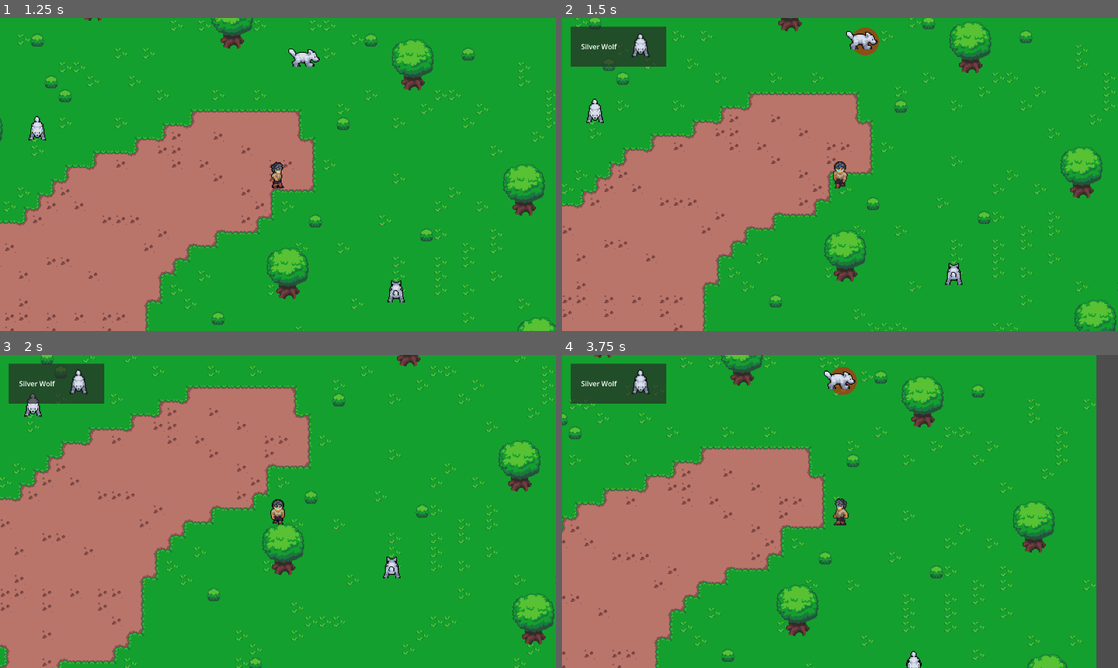
Above: before the commit, frames 1-4 (two rows, left to right).
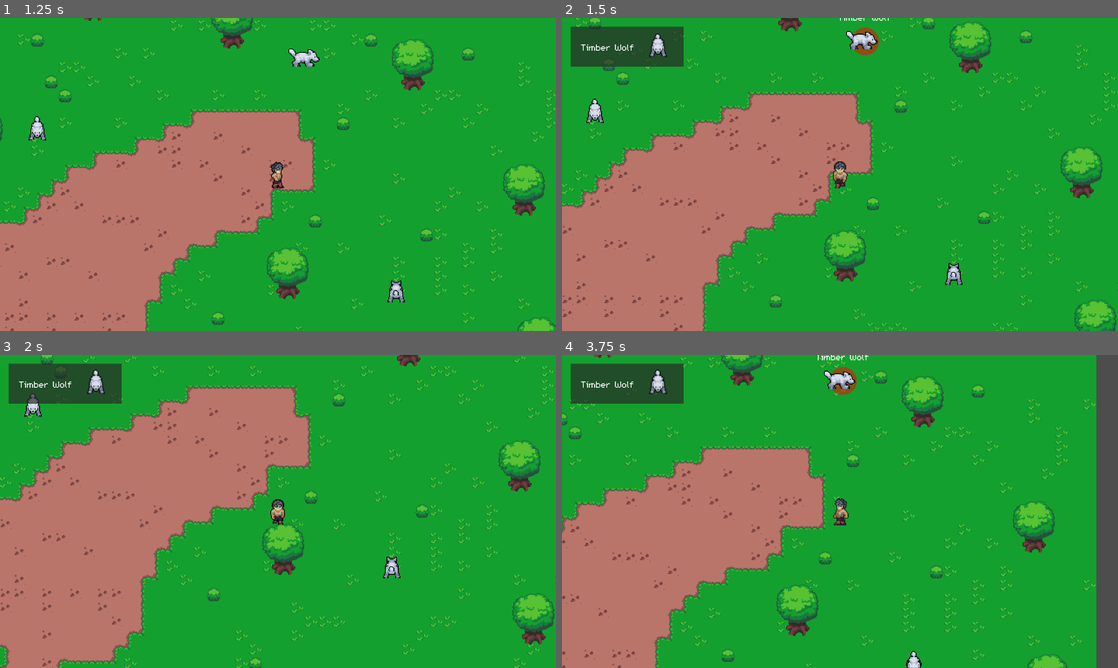
Above: after the commit, the same moments.

Repository: nexus482/shadows-of-azara
Game: Godot game, scene res://World.tscn
The game is run twice, just before and just after one commit, with the same random seed, the same clock (stepped at 60 frames per second) and the same inputs.
Inputs (mouse positions are in pixels of both pictures, inside the frame that each line leads up to):
- Up to frame 1 (1.25 s): move the mouse to (400, 158) at 0.52 s; hold Right (ui_right) from 0.53 s (still down); tap Tab (tab_target) at 0.6 s; click (400, 158) at 0.67 s
- Up to frame 2 (1.5 s): move the mouse to (728, 190) at 1.27 s; release Right (ui_right) at 1.28 s; hold Down (ui_down) from 1.28 s (still down); tap Tab (tab_target) at 1.35 s
- Up to frame 3 (2 s): keep holding Down (ui_down)
- Up to frame 4 (3.75 s): move the mouse to (895, 442) at 2.02 s; release Down (ui_down) at 2.03 s; hold Right (ui_right) 2.03-2.78 s; tap Tab (tab_target) at 2.1, 2.85, 3.6 s; move the mouse to (812, 574) at 2.77 s; hold Up (ui_up) 2.78-3.53 s; click (812, 574) at 2.92 s; move the mouse to (1006, 558) at 3.52 s; hold Left (ui_left) from 3.53 s (still down)

Frame 1 is identical in both runs. In frame 2, 0.8% of the frame differs, in the area x 3-59%, y 0-16%; in frame 3, 0.8%; in frame 4, 0.9%, in the area x 3-56%, y 0-16%.

Commit message:
Target name

Diff:
--- a/creature/base/Creature.gd
+++ b/creature/base/Creature.gd
@@ -19,6 +19,7 @@
 var waypoint_path: NodePath
 
 @onready var animated_sprite: AnimatedSprite2D = $Sprite
+@onready var display_name_label: Label = $Name
 var movement_ai = null
 var last_direction: Vector2 = Vector2.DOWN
 
@@ -84,6 +85,8 @@
 		add_child(target_indicator)
 		move_child(target_indicator, 0) # Draw indicator behind sprite
 		target_indicator.hide()
+		display_name_label.text = display_name
+		display_name_label.hide()
 
 
 func _setup_movement_ai():
@@ -156,11 +159,13 @@
 func select():
 	is_selected = true
 	target_indicator.show()
+	display_name_label.show()
 	_update_highlight()
 
 func deselect():
 	is_selected = false
 	target_indicator.hide()
+	display_name_label.hide()
 	_update_highlight()
 
 func _update_highlight():
--- a/creature/base/Creature.tscn
+++ b/creature/base/Creature.tscn
@@ -1,12 +1,12 @@
-[gd_scene load_steps=3 format=3 uid="uid://csd6yvajpv7v1"]
+[gd_scene load_steps=4 format=3 uid="uid://csd6yvajpv7v1"]
 
 [ext_resource type="Script" uid="uid://wwm63h84s8c7" path="res://creature/base/Creature.gd" id="1_iwg7y"]
 [ext_resource type="Script" uid="uid://dmmxlxkfsap38" path="res://creature/base/components/movement/Movement.gd" id="2_8ly4b"]
+[ext_resource type="FontFile" uid="uid://cyk4c2fnawvjp" path="res://assets/m5x7.ttf" id="3_8ly4b"]
 
 [node name="Creature" type="CharacterBody2D"]
 collision_layer = 4
 script = ExtResource("1_iwg7y")
-display_name = null
 movement_type = 0
 
 [node name="Sprite" type="AnimatedSprite2D" parent="."]
@@ -17,3 +17,13 @@
 
 [node name="MovementAI" type="Node" parent="."]
 script = ExtResource("2_8ly4b")
+
+[node name="Name" type="Label" parent="."]
+offset_left = -50.0
+offset_top = -35.0
+offset_right = 50.0
+offset_bottom = -10.0
+theme_override_colors/font_color = Color(1, 1, 1, 1)
+theme_override_fonts/font = ExtResource("3_8ly4b")
+theme_override_font_sizes/font_size = 16
+horizontal_alignment = 1
--- a/creature/wolf/Wolf.tscn
+++ b/creature/wolf/Wolf.tscn
@@ -310,7 +310,7 @@
 height = 16.0
 
 [node name="Wolf" instance=ExtResource("1_55onw")]
-display_name = "Silver Wolf"
+display_name = "Timber Wolf"
 
 [node name="Sprite" parent="." index="0"]
 sprite_frames = SubResource("SpriteFrames_34ec7")
--- a/ui/target/TargetPreview.tscn
+++ b/ui/target/TargetPreview.tscn
@@ -1,6 +1,7 @@
-[gd_scene load_steps=3 format=3 uid="uid://df6vtvahwcacs"]
+[gd_scene load_steps=4 format=3 uid="uid://df6vtvahwcacs"]
 
 [ext_resource type="Script" uid="uid://dag52024ojkbe" path="res://ui/target/TargetPreview.gd" id="1_abcde"]
+[ext_resource type="FontFile" uid="uid://cyk4c2fnawvjp" path="res://assets/m5x7.ttf" id="2_631cf"]
 
 [sub_resource type="StyleBoxFlat" id="StyleBoxFlat_bjlma"]
 content_margin_left = 24.0
@@ -31,6 +32,8 @@
 unique_name_in_owner = true
 layout_mode = 2
 size_flags_horizontal = 3
+theme_override_fonts/font = ExtResource("2_631cf")
+theme_override_font_sizes/font_size = 32
 
 [node name="SubViewportContainer" type="SubViewportContainer" parent="Panel/HBoxContainer"]
 layout_mode = 2
Binary file added: assets/m5x7.ttf
Not shown, added: assets/m5x7.ttf.import
